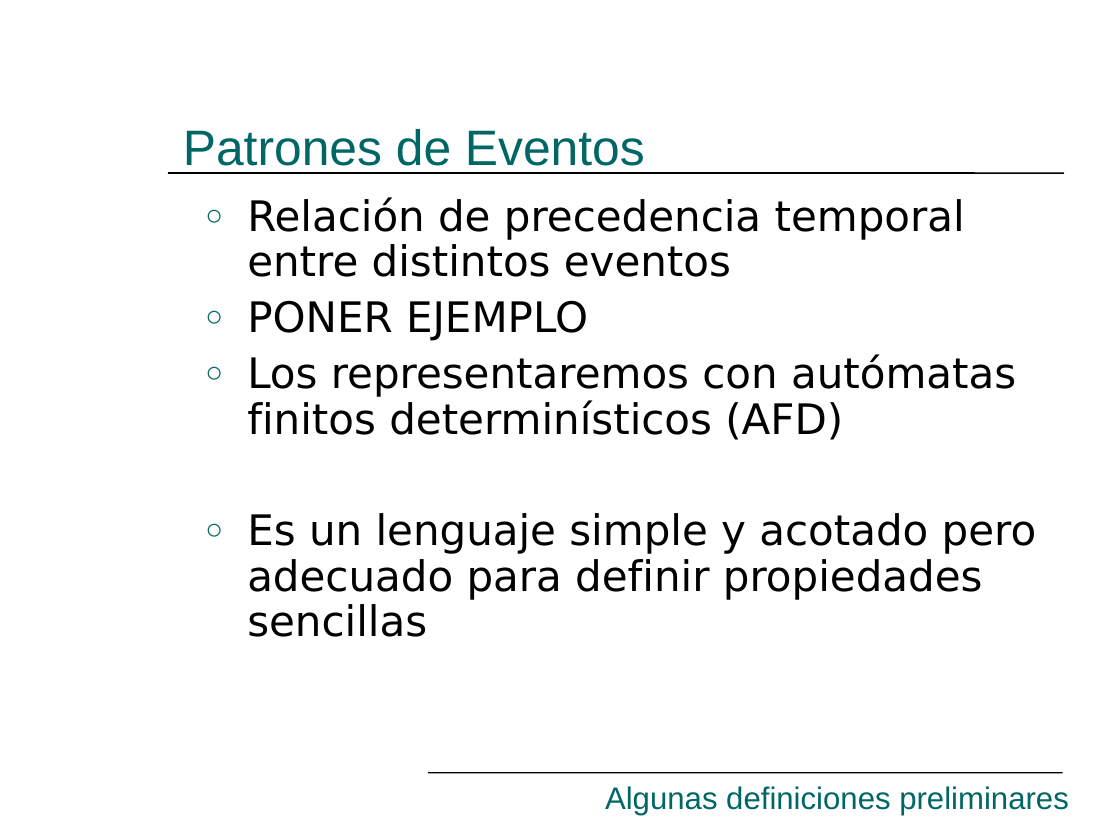
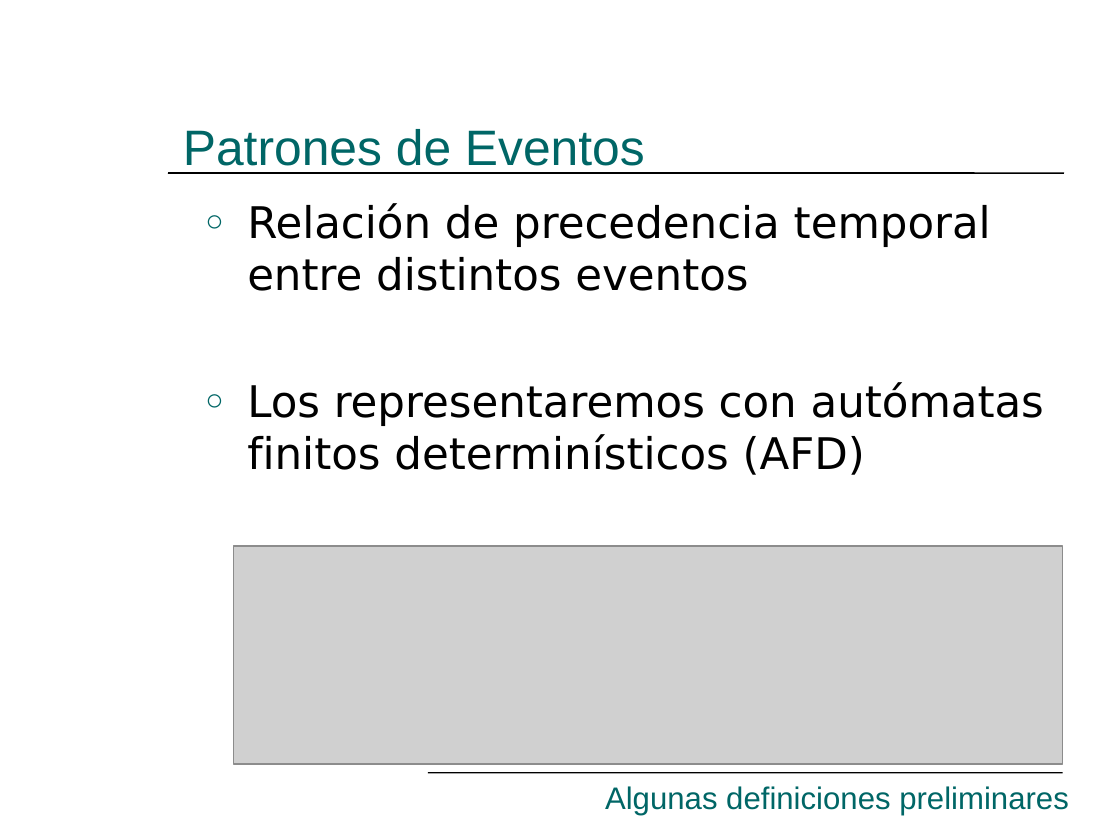
Before and after one commit to hugomelendez/tesis-jpf-2006, a slide deck: slide 12 of tesis-doc/Presentación.ppt. Drawn at 1120x840 pixels with LibreOffice and Linux fonts; fonts in the diff are those of the drawing; grey boxes stand for pictures. Boxes give left, top, right and bottom in pixels: in the first picture for what was removed or moved away, otherwise in the second. Text is boxed around its words. In the diff, an @@ line names an element or a change of style, - is before the commit and + after.

```diff
--- a/tesis-doc/Presentación.ppt
+++ b/tesis-doc/Presentación.ppt
@@ text "Relación de precedencia temporal entre ..." at [247,203,1044,475]: size 27 to 28 pt; line spacing 0.9 to 1 @@
@@ text at [247,300,588,341]: paragraph removed @@
-○ PONER EJEMPLO
@@ text at [247,513,1037,637]: paragraph removed @@
-○ Es un lenguaje simple y acotado pero adecuado para definir propiedades sencillas
@@ picture added at [234,547,1063,765] @@
```
Also in this commit, not shown: 8 other slides changed, 2 slides added, 2 slides removed.
